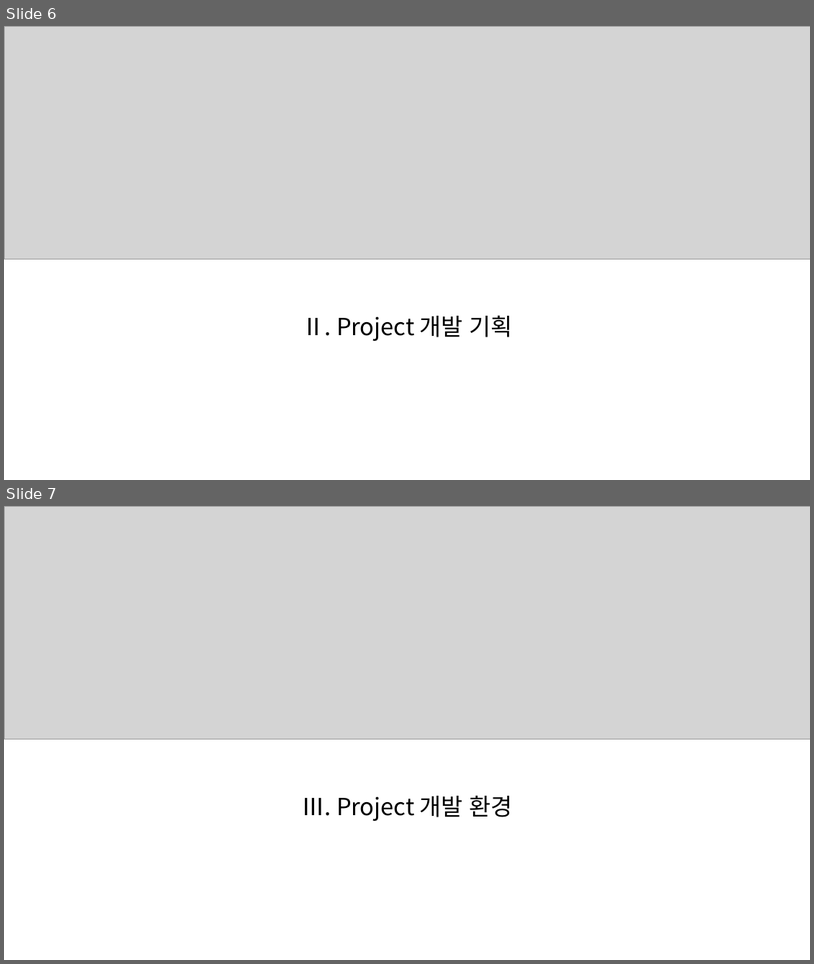
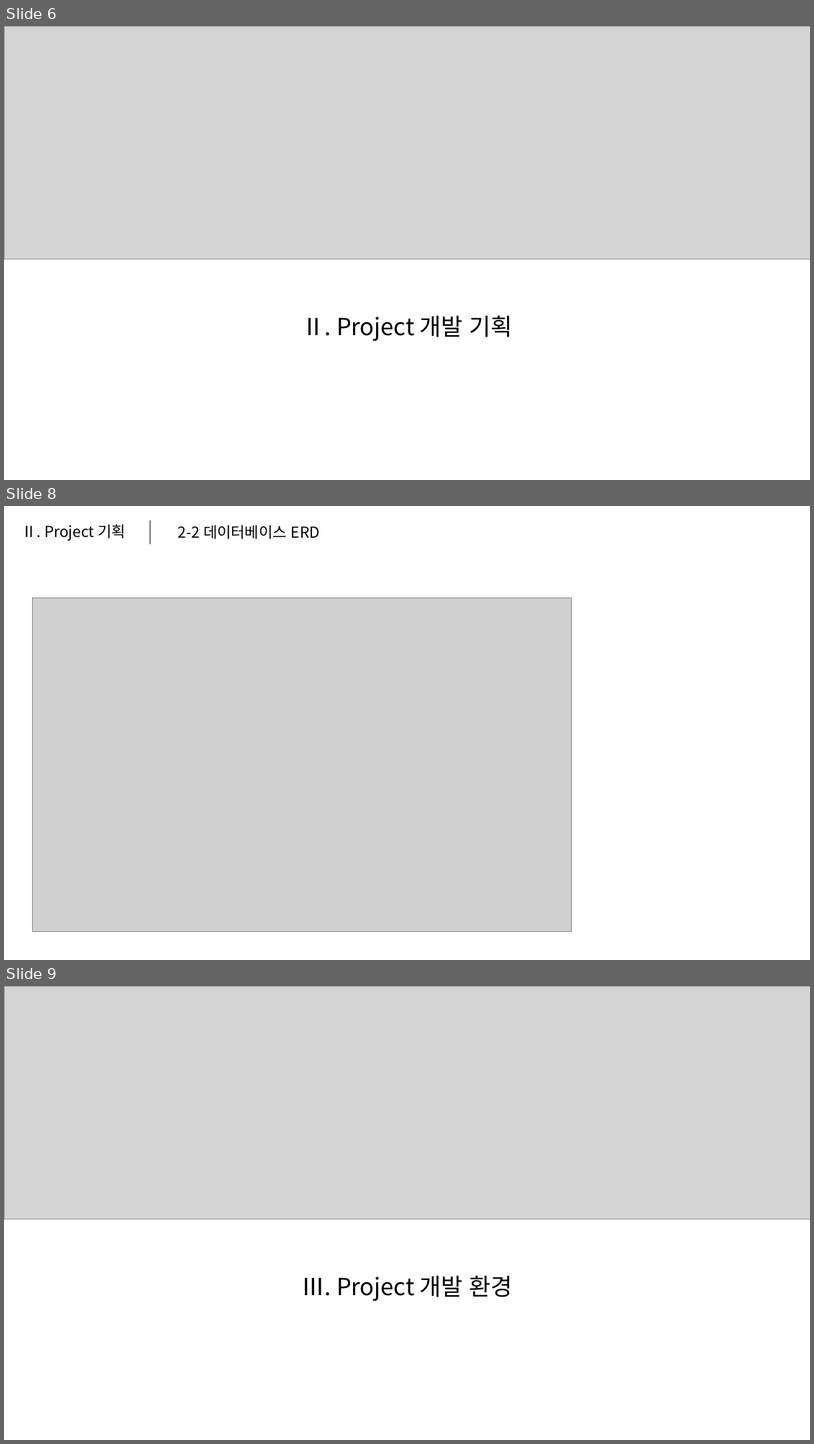
Before and after one commit to hakGuenLee/TeamProject, a slide deck: 문서모음/MiniMall Portfolio.pptx. Shown one above the other, each under a label of ours: slides 6 and 7 before the commit, slides 6, 8 and 9 after it; the slides between them are not shown. The pictures are 814x964 and 814x1444 pixels, drawn with LibreOffice and Linux fonts; fonts in the diff are those of the drawing; grey boxes stand for pictures. Boxes give left, top, right and bottom in pixels: in the first picture for what was removed or moved away, otherwise in the second. Text is boxed around its words. In the diff, an @@ line names an element or a change of style, - is before the commit and + after.

```diff
--- a/문서모음/MiniMall Portfolio.pptx
+++ b/문서모음/MiniMall Portfolio.pptx
@@ slide 8 added at [4,506,810,960], background #FFFFFF @@
@@ text added at [22,524,126,541], 18 pt, text #000000 @@
+Ⅱ. Project 기획
@@ line added from (150, 520) to (150, 545), #808080 1.5 pt @@
@@ text added at [178,525,320,539], 18 pt, text #000000 @@
+2-2 데이터베이스 ERD
@@ picture added at [32,598,571,932] @@
@@ what was slide 7 is now slide 9 @@
```
Also in this commit, not shown: 1 slide changed, 8 other slides added, 1 other file.
